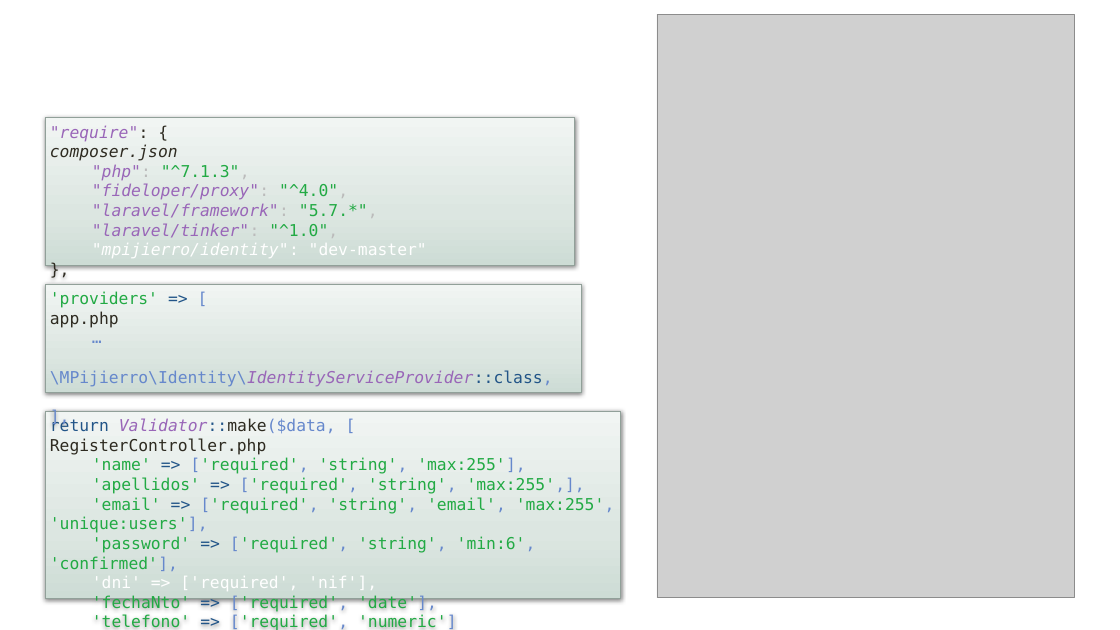
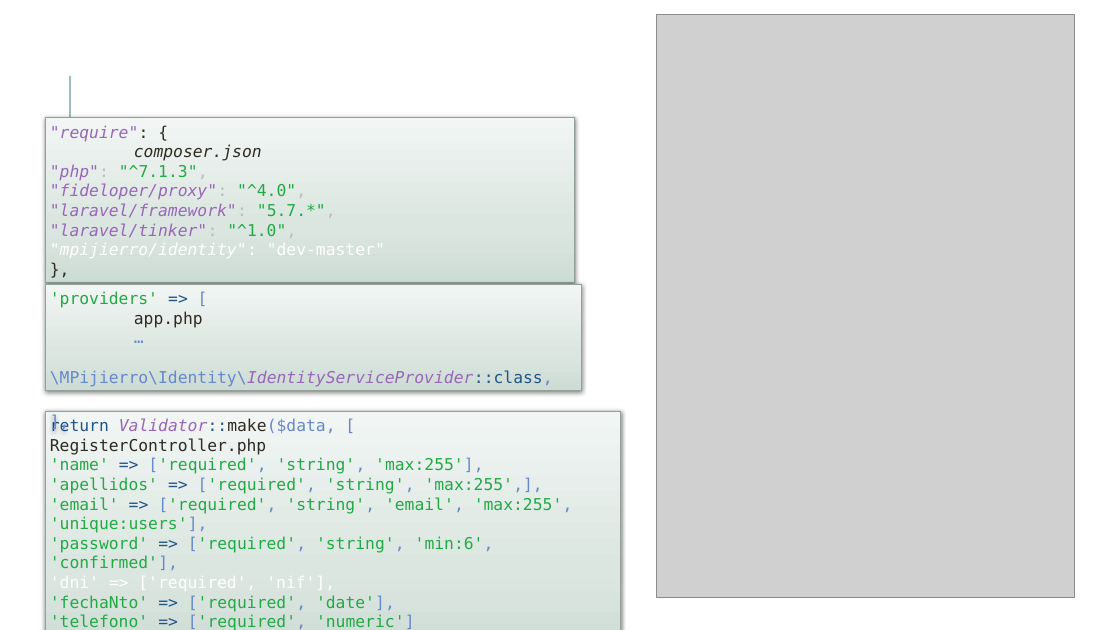
Before and after one commit to danielallhoff/M17-G4-AirDSS, a slide deck: slide 24 of AIRDSS.pptx. Drawn at 1120x630 pixels with LibreOffice and Linux fonts; fonts in the diff are those of the drawing; grey boxes stand for pictures. Boxes give left, top, right and bottom in pixels: in the first picture for what was removed or moved away, otherwise in the second. Text is boxed around its words. In the diff, an @@ line names an element or a change of style, - is before the commit and + after.

```diff
--- a/AIRDSS.pptx
+++ b/AIRDSS.pptx
@@ line added from (70, 160) to (70, 76), #9CBEBD 1.5 pt @@
@@ rectangle ""require": { composer.json": place and size @@
-rectangle ""require": { composer.json" at (45,118,575,266)
+rectangle ""require": { composer.json" at (45,118,575,282)
@@ text in rectangle at (50,164,385,258): list level 2 to 1 in ""php": "^7.1.3","; list level 2 to 1 in ""fideloper/proxy": "^4.0","; list level 2 to 1 in ""laravel/framework": "5.7.*","; list level 2 to 1 in ""laravel/tinker": "^1.0","; list level 2 to 1 in ""mpijierro/identity": "dev-master"" @@
@@ rectangle "return Validator::make($data, [ RegisterController.php": place and size @@
-rectangle "return Validator::make($data, [ RegisterController.php" at (45,412,620,600)
+rectangle "return Validator::make($data, [ RegisterController.php" at (45,412,620,630)
@@ text in rectangle at (50,457,573,630): list level 2 to 1 in "'name' => ['required', 'string', 'max:255'],"; list level 2 to 1 in "'apellidos' => ['required', 'string', 'max:255',],"; list level 2 to 1 in "'email' => ['required', 'string', 'email', ..."; list level 2 to 1 in "'password' => ['required', 'string', 'min:6', ..."; list level 2 to 1 in "'dni' => ['required', 'nif'],"; list level 2 to 1 in "'fechaNto' => ['required', 'date'],"; list level 2 to 1 in "'telefono' => ['required', 'numeric']" @@
```
Also in this commit, not shown: 17 other slides changed.
